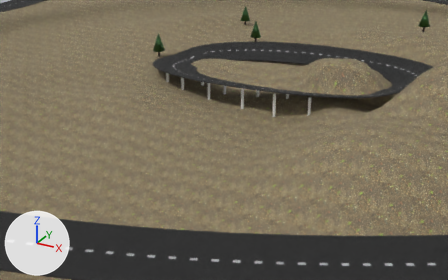
What one commit did to the glTF model models/simple_map.gltf.
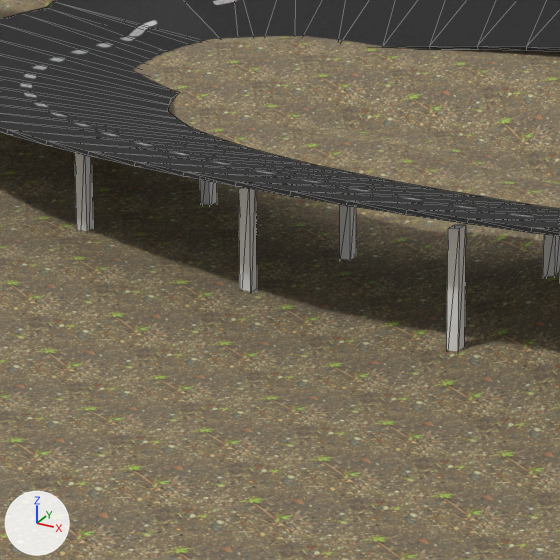
Each version is shown from a 50 mm lens placed at (74.3, -162.9, 58.4), pointed at (6.7, -40.0, -3.0), then close up on the part from 38% to 58% of the width and 19% to 51% of the height. Lighting does not change. The marker at lower left points along +X, +Y and +Z. The close-ups show mesh edges as thin lines.
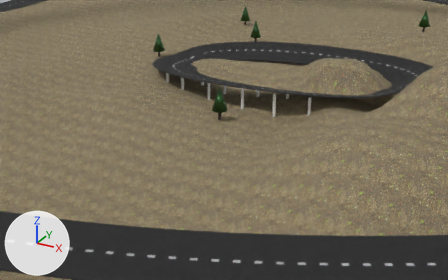
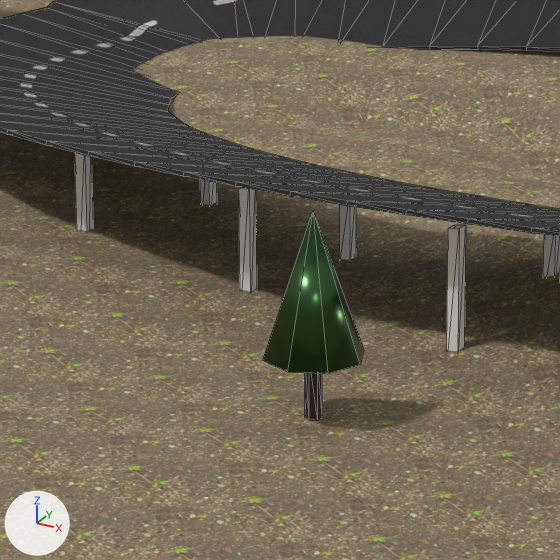
Commit message: start adding second map

What the commit changed:
Object 'Tree.007' (ob_tree_007) is new; it shows me_cone.
Its location is (4.03, -37.36, 1.25).

Boxes (x1, y1, x2, y2) around the edits, measured in the close-ups (560 x 560 px):
'Tree.007', added (green): after (263, 211, 364, 420)
